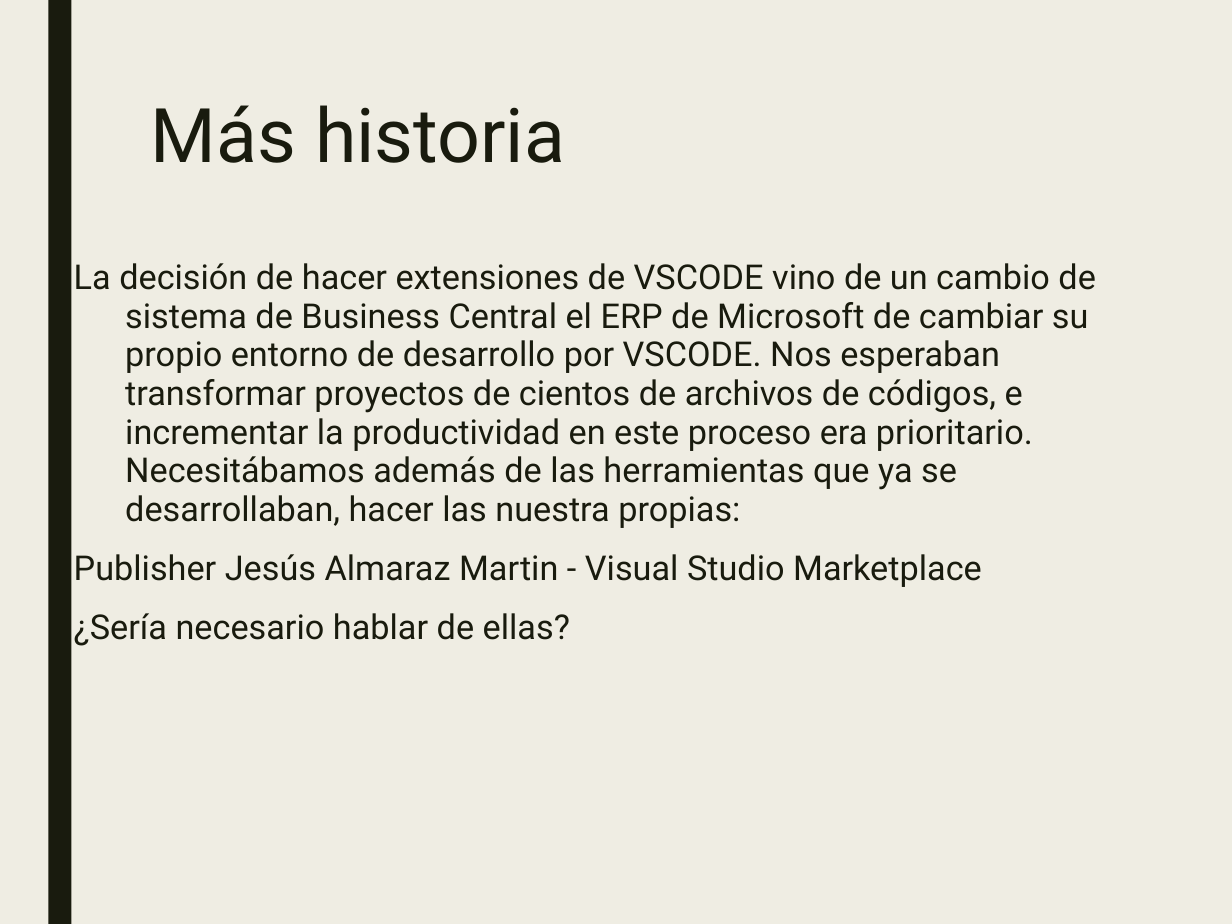
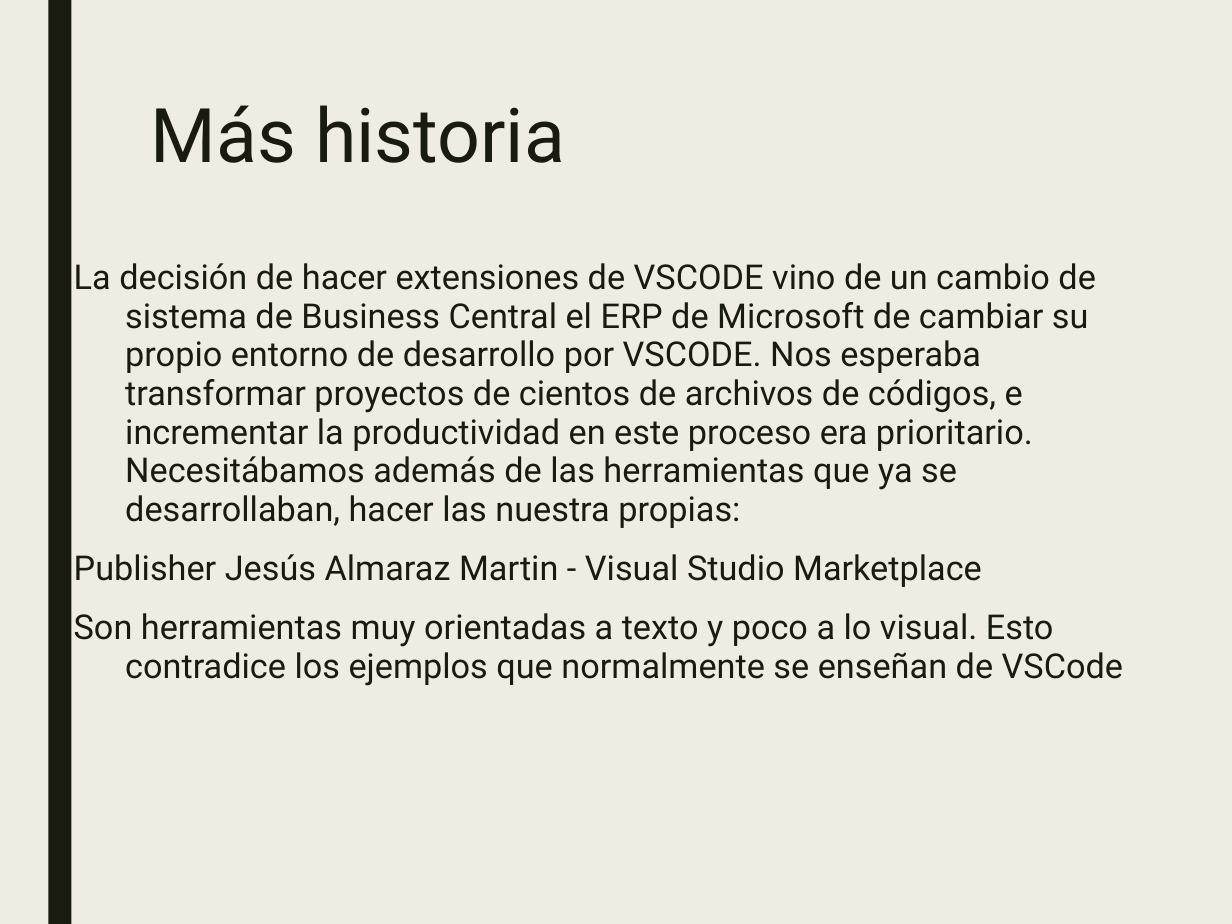
Before and after one commit to JalmarazMartn/dotnetrioja1, a slide deck: slide 4 of VSCODE Extensiones.ppt. Drawn at 1232x924 pixels with LibreOffice and Linux fonts; fonts in the diff are those of the drawing. Boxes give left, top, right and bottom in pixels: in the first picture for what was removed or moved away, otherwise in the second. Text is boxed around its words. In the diff, an @@ line names an element or a change of style, - is before the commit and + after.

```diff
--- a/VSCODE Extensiones.ppt
+++ b/VSCODE Extensiones.ppt
@@ text at (74, 263, 1095, 528): text changed @@
-La decisión de hacer extensiones de VSCODE vino de un cambio de sistema de Business Central el ERP de Microsoft de cambiar su propio entorno de desarrollo por VSCODE. Nos esperaban transformar proyectos de cientos de archivos de códigos, e incrementar la productividad en este proceso era prioritario. Necesitábamos además de las herramientas que ya se desarrollaban, hacer las nuestra propias:
+La decisión de hacer extensiones de VSCODE vino de un cambio de sistema de Business Central el ERP de Microsoft de cambiar su propio entorno de desarrollo por VSCODE. Nos esperaba transformar proyectos de cientos de archivos de códigos, e incrementar la productividad en este proceso era prioritario. Necesitábamos además de las herramientas que ya se desarrollaban, hacer las nuestra propias:
@@ text at (74, 613, 1123, 686): text changed @@
-¿Sería necesario hablar de ellas?
+Son herramientas muy orientadas a texto y poco a lo visual. Esto contradice los ejemplos que normalmente se enseñan de VSCode
```
Also in this commit, not shown: 6 other slides changed, 9 slides added, 2 slides removed, 2 other files.
